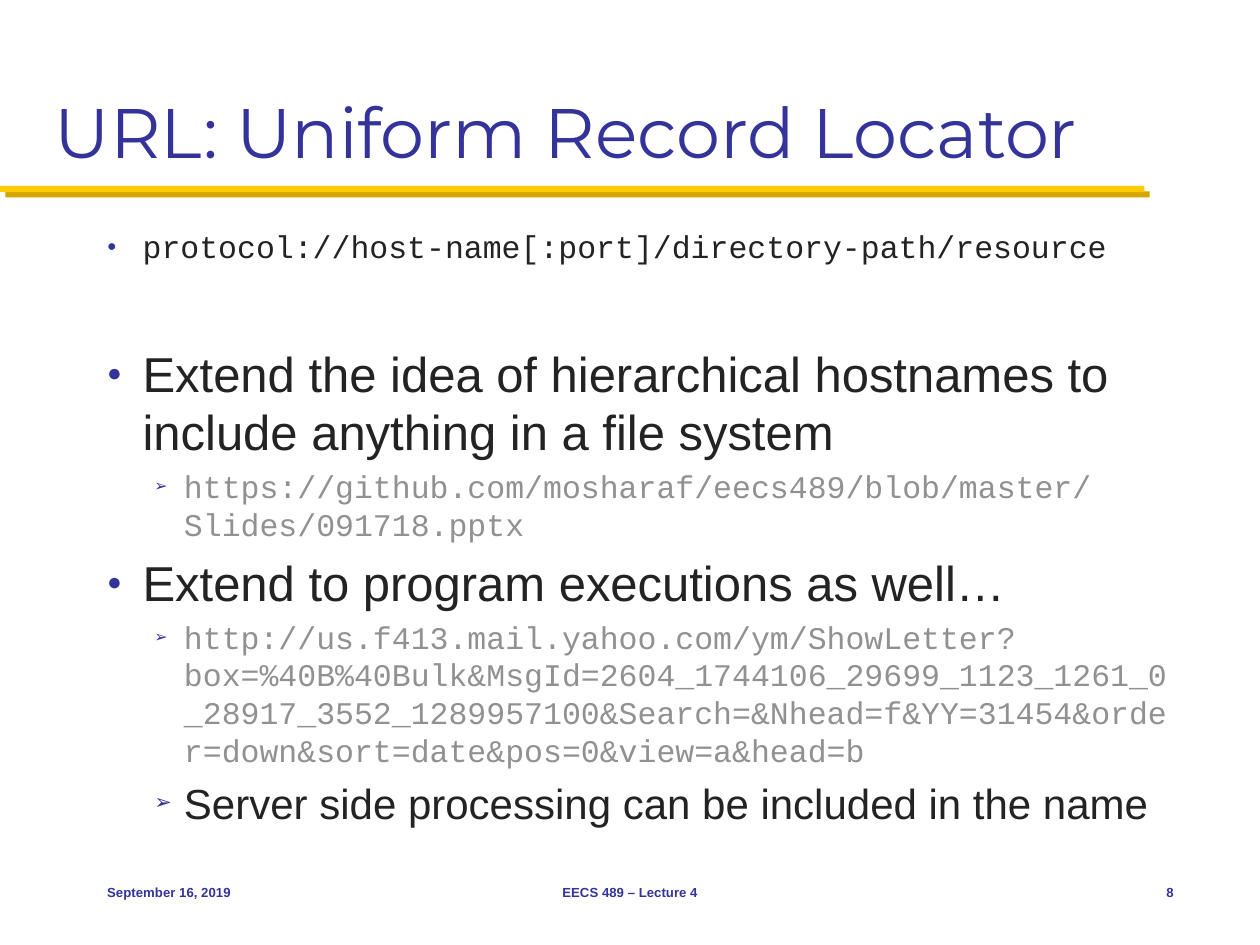
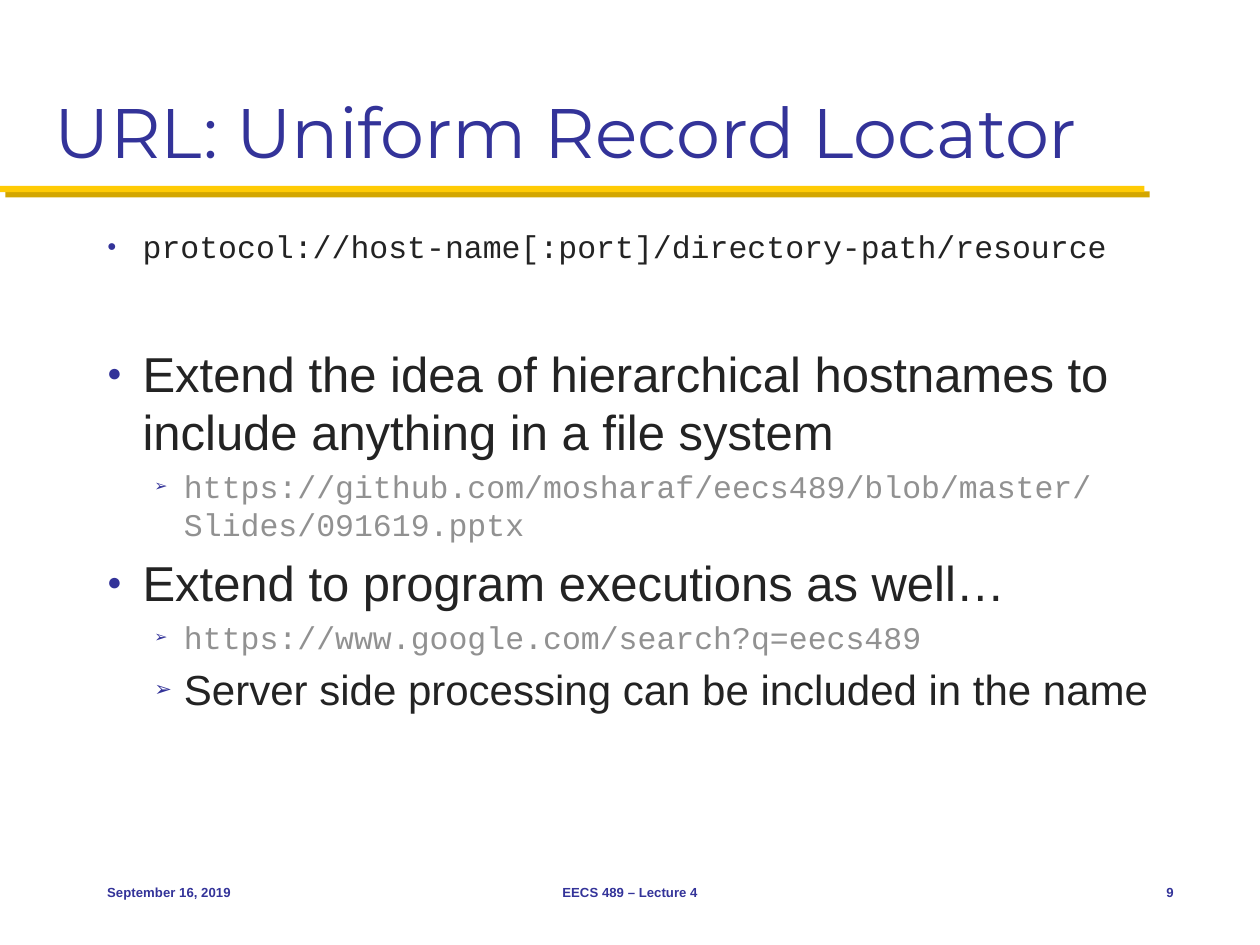
Before and after one commit to mosharaf/eecs489, a slide deck: slide 9 of Slides/091619.pptx (slide 8 before the commit). Drawn at 1260x945 pixels with LibreOffice and Linux fonts; fonts in the diff are those of the drawing. Boxes give left, top, right and bottom in pixels: in the first picture for what was removed or moved away, otherwise in the second. Text is boxed around its words. In the diff, an @@ line names an element or a change of style, - is before the commit and + after.

Commit message:
Tweaks to Sep 16

```diff
--- a/Slides/091619.pptx
+++ b/Slides/091619.pptx
@@ text at [184,475,1091,543]: text changed @@
-  ➢ https://github.com/mosharaf/eecs489/blob/master/Slides/091718.pptx
+  ➢ https://github.com/mosharaf/eecs489/blob/master/Slides/091619.pptx
@@ text at [184,626,921,656]: text changed @@
-  ➢ http://us.f413.mail.yahoo.com/ym/ShowLetter?box=%40B%40Bulk&MsgId=2604_1744106_29699_1123_1261_0_28917_3552_1289957100&Search=&Nhead=f&YY=31454&order=down&sort=date&pos=0&view=a&head=b
+  ➢ https://www.google.com/search?q=eecs489
```
Also in this commit, not shown: 9 other slides changed, 1 slide added.
